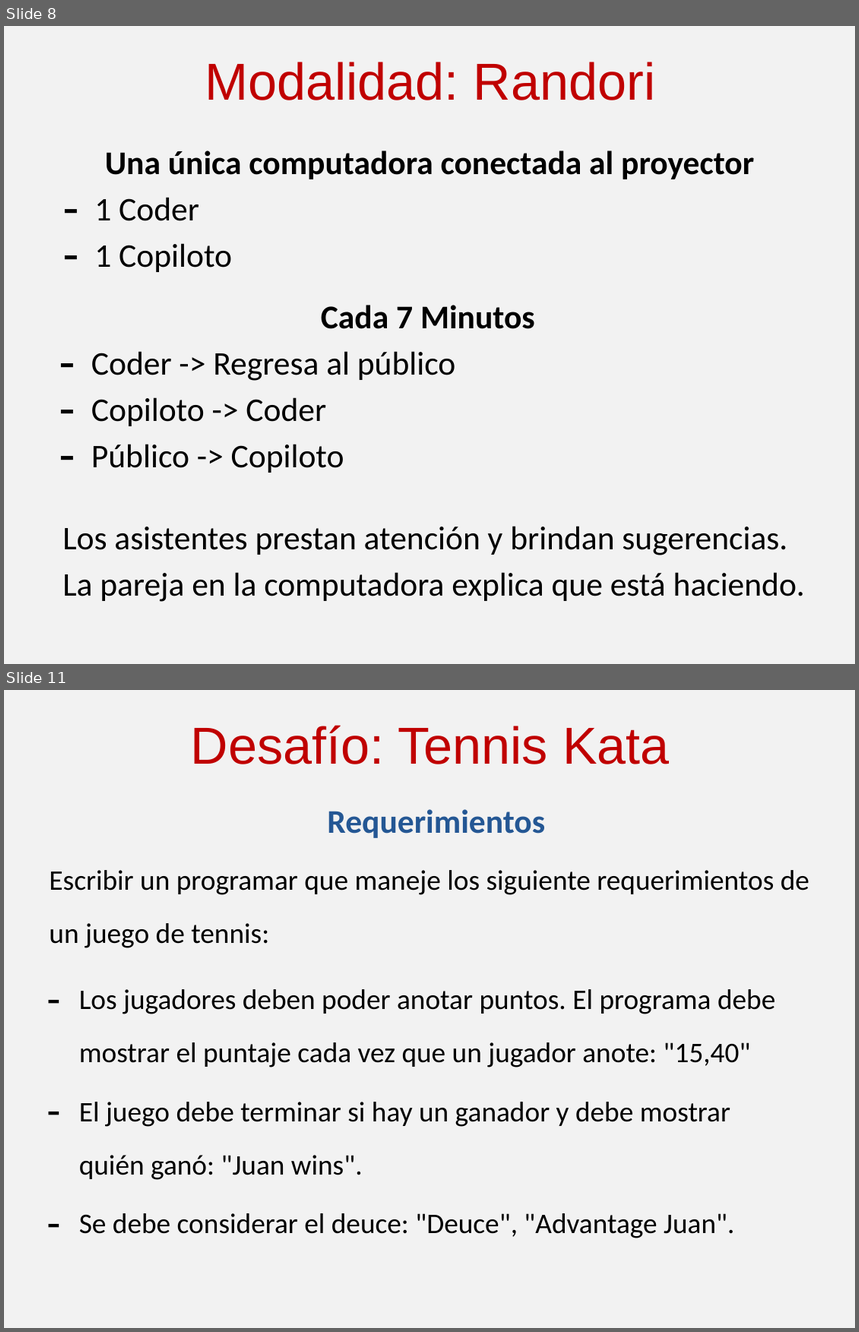
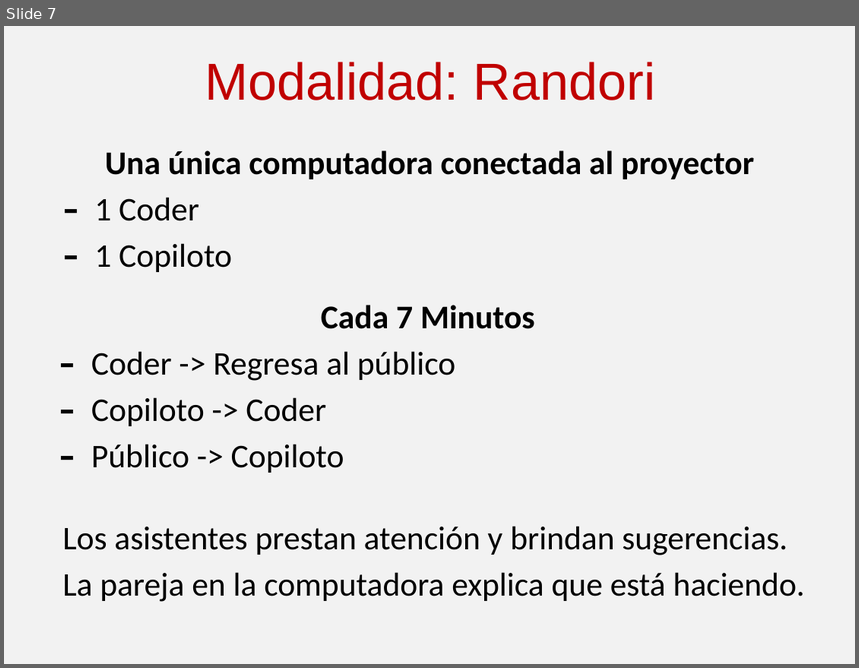
Before and after one commit to angelnunezsalazar/Coding-Dojo, a slide deck: Randori/Coding Dojo.pptx. Shown one above the other, each under a label of ours: slides 8 and 11 before the commit, slide 7 after it; the slides between them are not shown. The pictures are 859x1332 and 859x668 pixels, drawn with LibreOffice and Linux fonts; fonts in the diff are those of the drawing. Boxes give left, top, right and bottom in pixels: in the first picture for what was removed or moved away, otherwise in the second. Text is boxed around its words. In the diff, an @@ line names an element or a change of style, - is before the commit and + after.

```diff
--- a/Randori/Coding Dojo.pptx
+++ b/Randori/Coding Dojo.pptx
@@ slide 11 removed at (x1=4, y1=690, x2=855, y2=1328), background #F2F2F2 @@
@@ title removed at (x1=191, y1=725, x2=670, y2=764) @@
-Desafío: Tennis Kata
@@ text removed at (x1=327, y1=809, x2=545, y2=838) @@
-Requerimientos
@@ text removed at (x1=49, y1=870, x2=810, y2=948) @@
-Escribir un programar que maneje los siguiente requerimientos de un juego de tennis:
@@ text removed at (x1=79, y1=989, x2=775, y2=1239) @@
-– Los jugadores deben poder anotar puntos. El programa debe mostrar el puntaje cada vez que un jugador anote: "15,40"
-– El juego debe terminar si hay un ganador y debe mostrar quién ganó: "Juan wins".
-– Se debe considerar el deuce: "Deuce", "Advantage Juan".
@@ what was slide 8 is now slide 7 @@
```
Also in this commit, not shown: 4 slides changed, 5 slides added, 3 other slides removed.
